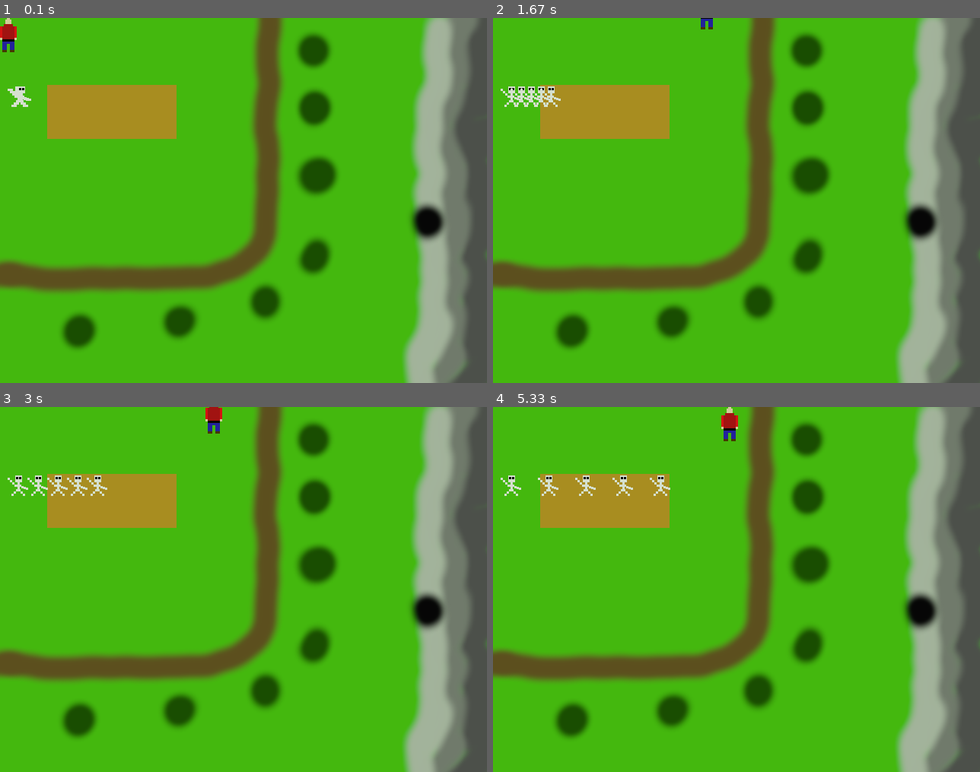
Above: before the commit, frames 1-4 (two rows, left to right).
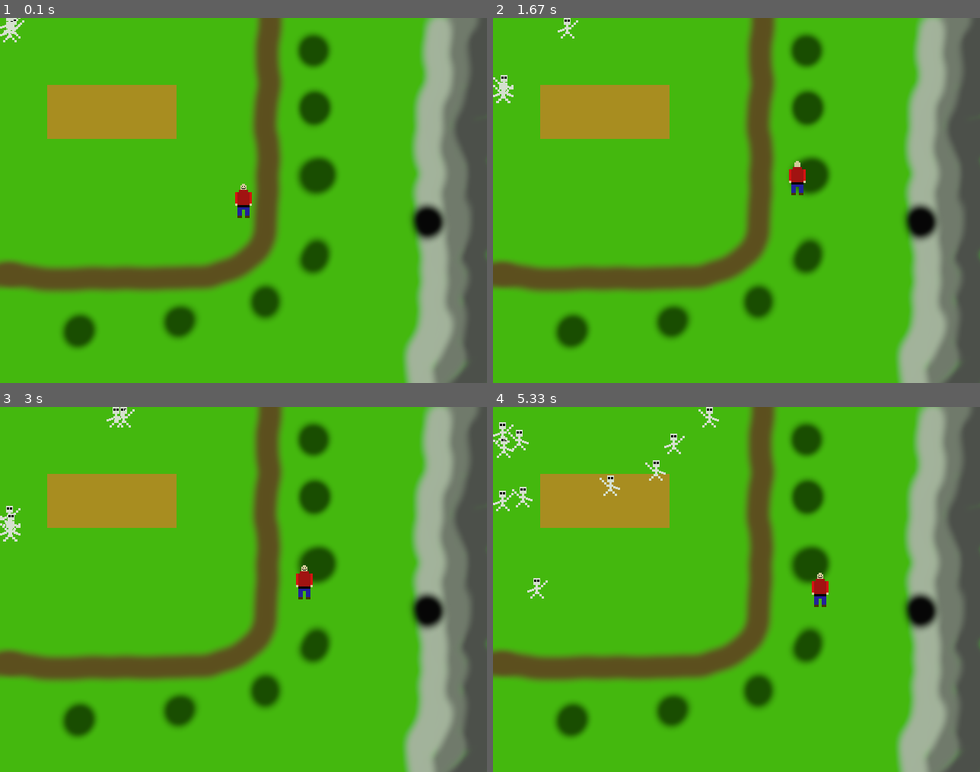
Above: after the commit, the same moments.

Repository: spudrucket/pygame-skeletons
Game: pygame game, started from pygame_skeleton.py
Same seed, same stepped clock (60 frames per second), same inputs: the game is played once before the commit and once after it.
Inputs:
- Up to frame 1 (0.1 s): no input
- Up to frame 2 (1.67 s): hold Space 0.33-0.8 s; hold Right 0.33-0.8 s; hold Right 0.83-1.3 s; hold Up 1.33-1.63 s
- Up to frame 3 (3 s): hold Right 1.67-2.13 s; hold Left 2.17-2.7 s; hold Down from 2.73 s (still down)
- Up to frame 4 (5.33 s): release Down at 3.03 s; tap Space at 3.07 s; hold Left 3.47-3.87 s; hold Up 3.9-4.27 s; hold Right 4.3-4.93 s; hold Down from 4.97 s (still down)

The runs differ from the first frame. In frame 1, 0.6% of the frame differs, in the area x 0-52%, y 0-55%; in frame 2, 0.8%; in frame 3, 1.2%; in frame 4, 1.6%, in the area x 0-69%, y 0-55%.

Commit message:
Add files via upload

Diff:
--- a/pygame_skeleton.py
+++ b/pygame_skeleton.py
@@ -1,5 +1,7 @@
 #allows platform independent file paths
 import os
+#allow us to generate random numbers
+import random
 #allows us to call the pygame class functions
 import pygame
 
@@ -19,63 +21,142 @@
 class HeroObject(pygame.sprite.Sprite):
     def __init__(self, speed):
         pygame.sprite.Sprite.__init__(self) # call Sprite initializer
-        self.image, self.rect = load_image("hero.gif") # rect is used for moving and detecting collisions
+        # load all the sprites for moving and attacking
+        self.image_front, self.rect_front = load_image("hero_front.gif") # rect is used for moving and detecting collisions
+        self.image_back, self.rect_back = load_image("hero_back.gif")
+        self.image_left, self.rect_left = load_image("hero_left.gif")
+        self.image_right, self.rect_right = load_image("hero_right.gif")
+        self.image_front_attack, self.rect_front_attack = load_image("hero_front_attack.gif")
+        self.image_back_attack, self.rect_back_attack = load_image("hero_back_attack.gif")
+        self.image_left_attack, self.rect_left_attack = load_image("hero_left_attack.gif")
+        self.image_right_attack, self.rect_right_attack = load_image("hero_right_attack.gif")
+        self.image = self.image_front # set the starting sprite
+        self.rect = self.rect_front # set the sprite rect for moving and collision detection
+        screen = pygame.display.get_surface() # get the screen surfact
+        self.screenArea = screen.get_rect() # get the screen rect to fix the sprite within the boarder
+        self.rect.center = self.screenArea.center # place the sprite in the center of the screen
         self.speed = speed
         self.attacking = False
+        self.direction = 2 # 1=up 2=down 3=right 4=left
 
     def update(self, up=False, down=False, left=False, right=False):
         #moves the sprite based on the rect attribute tied to keyboard arrows
         if right:
-            self.rect.x += self.speed
+            if self.attacking == True:
+                self.image = self.image_right_attack #change the sprite image if attacking
+            else:
+                self.image = self.image_right
+            self.direction = 3
+            self.rect.x += self.speed #move the sprite along the x axis
         if left:
+            if self.attacking == True:
+                self.image = self.image_left_attack
+            else:
+                self.image = self.image_left
+            self.direction = 4
             self.rect.x -= self.speed
         if down:
+            if self.attacking == True:
+                self.image = self.image_front_attack
+            else:
+                self.image = self.image_front
+            self.direction = 2
             self.rect.y += self.speed
         if up:
+            if self.attacking == True:
+                self.image = self.image_back_attack
+            else:
+                self.image = self.image_back
+            self.direction = 1
             self.rect.y -= self.speed
-
-    def attack(self, targets_group):
-        #returns the colided with sprite from the group
-        if not self.attacking:
-            self.attacking = True
-            hitSprite = pygame.sprite.spritecollideany(self, targets_group)
-            return hitSprite
-
-    def stopAttack(self):
-        self.attacking = False
+        self.rect.clamp_ip(self.screenArea) # keeps the sprite within the borders of the screen
+        #changes the sprite image when not moving based on if attacking
+        if self.attacking == True:
+            if self.direction == 3 and self.image != self.image_right_attack:
+                self.image = self.image_right_attack
+            if self.direction == 4 and self.image != self.image_left_attack:
+                self.image = self.image_left_attack
+            if self.direction == 2 and self.image != self.image_front_attack:
+                self.image = self.image_front_attack
+            if self.direction == 1 and self.image != self.image_back_attack:
+                self.image = self.image_back_attack
+        if self.attacking == False:
+            if self.direction == 3 and self.image != self.image_right:
+                self.image = self.image_right
+            if self.direction == 4 and self.image != self.image_left:
+                self.image = self.image_left
+            if self.direction == 2 and self.image != self.image_front:
+                self.image = self.image_front
+            if self.direction == 1 and self.image != self.image_back:
+                self.image = self.image_back
+
+    def heroDied(self):
+        print("you died")
 
 #class for the enemy object
 class EnemyObject(pygame.sprite.Sprite):
-    def __init__(self, startingPosition, speed):
+    def __init__(self, speed):
         pygame.sprite.Sprite.__init__(self)
         self.image, self.rect = load_image("enemy.gif")
         screen = pygame.display.get_surface()
         self.screenArea = screen.get_rect()
-        self.rect.topleft = 10, 90
-        self.startingPosition = startingPosition
         self.speed = speed
         self.gotHit = False
-
-    def update(self):
+        self.distance = 0
+        self.direction = 0 # 1=up 2=down 3=right 4=left
+
+    def update(self, enemy_group):
         if self.gotHit:
-            self._spin()
+            self._spin(enemy_group)
         else:
             self._walk()
 
     def _walk(self):
-        newPosition = self.rect.move((self.speed, 0))
+        #a random number from 5 to 50 for the number of frames the sprite will travel
+        if self.distance == 0:
+            self.distance = random.randrange(5, 50)
+            #flip the sprite when there is a change
+            self.image = pygame.transform.flip(self.image, True, False)
+        #generate a random number from 1 to 4 for a direction 1=down 2=up 3=right 4=left
+        if self.direction == 0:
+            self.direction = random.randrange(1, 4)
+        if self.direction == 1:
+            newPosition = self.rect.move((0, self.speed))
+            self.distance -= 1 #counts down from the distance to 0
+        elif self.direction == 2:
+            newPosition = self.rect.move((0, -self.speed))
+            self.distance -= 1
+        elif self.direction == 3:
+            newPosition = self.rect.move((self.speed, 0))
+            self.distance -= 1
+        elif self.direction == 4:
+            newPosition = self.rect.move((-self.speed, 0))
+            self.distance -= 1
+        if self.distance == 0:
+            self.direction = 0
+        #reverses the direction of sprite when it hits an edge and resets the distance
         if not self.screenArea.contains(newPosition):
-            if self.rect.left < self.screenArea.left or self.rect.right > self.screenArea.right:
-                self.speed = -self.speed
-                newPosition = self.rect.move((self.speed, 0))
-                self.image = pygame.transform.flip(self.image, True, False)
+            if self.rect.left < self.screenArea.left:
+                self.direction = 3
+                self.distance = 0
+            elif self.rect.right > self.screenArea.right:
+                self.direction = 4
+                self.distance = 0
+            elif self.rect.bottom < self.screenArea.bottom:
+                self.direction = 1
+                self.distance = 0
+            elif self.rect.top > self.screenArea.top:
+                self.direction = 2
+                self.distance = 0
         self.rect = newPosition
 
-    def _spin(self):
+    #spins the enemy around when hit, counts down, then deletes the sprite from the enemies group
+    def _spin(self, enemy_group):
         center = self.rect.center
         self.gotHit = self.gotHit + 12
         if self.gotHit >= 360:
             self.gotHit = False
+            enemy_group.remove(self)
             self.image = self.original
         else:
             rotate = pygame.transform.rotate
@@ -86,9 +167,6 @@
         if not self.gotHit == True:
             self.gotHit = True
             self.original = self.image
-
-    def stopAttack(self):
-        self.attacking = False
 
 #function to load an image
 def load_image(image_name):
@@ -134,8 +212,8 @@
     #create a group to hold multiple game objects
     enemySprites = pygame.sprite.Group()
     #instantiate enemies using the GameObject class and add them to the sprites list
-    for x in range(5):
-        enemy = EnemyObject(x * 40, x)
+    for x in range(10):
+        enemy = EnemyObject(5)
         enemySprites.add(enemy)
     #main loop for the game
     going = True
@@ -145,9 +223,15 @@
         for event in pygame.event.get():
             if event.type == pygame.QUIT:
                 going = False
+            #quit the game when escape key is pressed
             elif event.type == pygame.KEYDOWN and event.key == pygame.K_ESCAPE:
                 going = False
-        #event handler that takes keyboard input
+            #KEYDOWN and KEYUP only give input once when the key is pressed and again when released
+            if event.type == pygame.KEYDOWN and event.key == pygame.K_SPACE:
+                player.attacking = True
+            if event.type == pygame.KEYUP and event.key == pygame.K_SPACE:
+                player.attacking = False
+        #get_pressed() gives input when the key is held down
         keys = pygame.key.get_pressed()
         if keys[pygame.K_UP]:
             player.update(up=True)
@@ -157,16 +241,19 @@
             player.update(left=True)
         if keys[pygame.K_RIGHT]:
             player.update(right=True)
-        if keys[pygame.K_SPACE]:
-            hitEnemy = player.attack(enemySprites)
-            try:
-                hitEnemy.attacked()
-            except:
-                continue
-            player.stopAttack()
+        #check for collisions between the player and any sprites in the enemy group
+        #spritecollideany() returns None or the collided with sprite from the gorup
+        hitSprite = pygame.sprite.spritecollideany(player, enemySprites)
+        #check if the player attacked an enemy sprite
+        if hitSprite != None and player.attacking == True:
+            if hitSprite.gotHit == False:
+                hitSprite.attacked()
+        #check if the enemy hit the player
+        elif hitSprite != None and hitSprite.gotHit == False:
+            player.heroDied()
         #update the sprites
         playerSprites.update()
-        enemySprites.update()
+        enemySprites.update(enemySprites)
         #draw background and sprites in new positions
         screen.blit(background, (0, 0))
         playerSprites.draw(screen)
Binary file added: data/hero_back.gif
Binary file added: data/hero_back_attack.gif
Binary file added: data/hero_front.gif
Binary file added: data/hero_front_attack.gif
Binary file added: data/hero_left.gif
Binary file added: data/hero_left_attack.gif
Binary file added: data/hero_right.gif
Binary file added: data/hero_right_attack.gif
